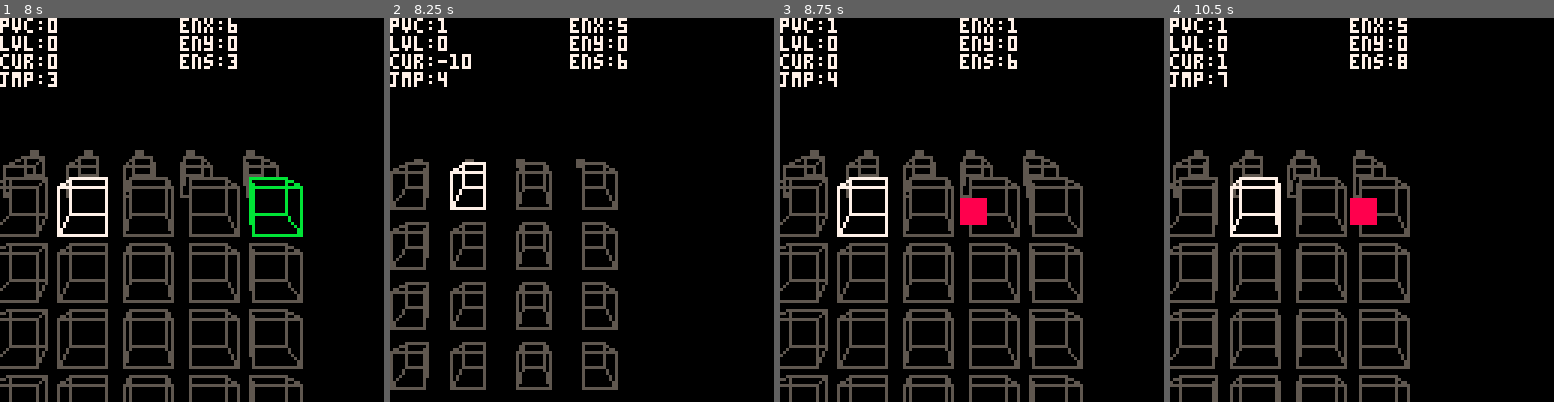
Above: before the commit, frames 1-4 (left to right).
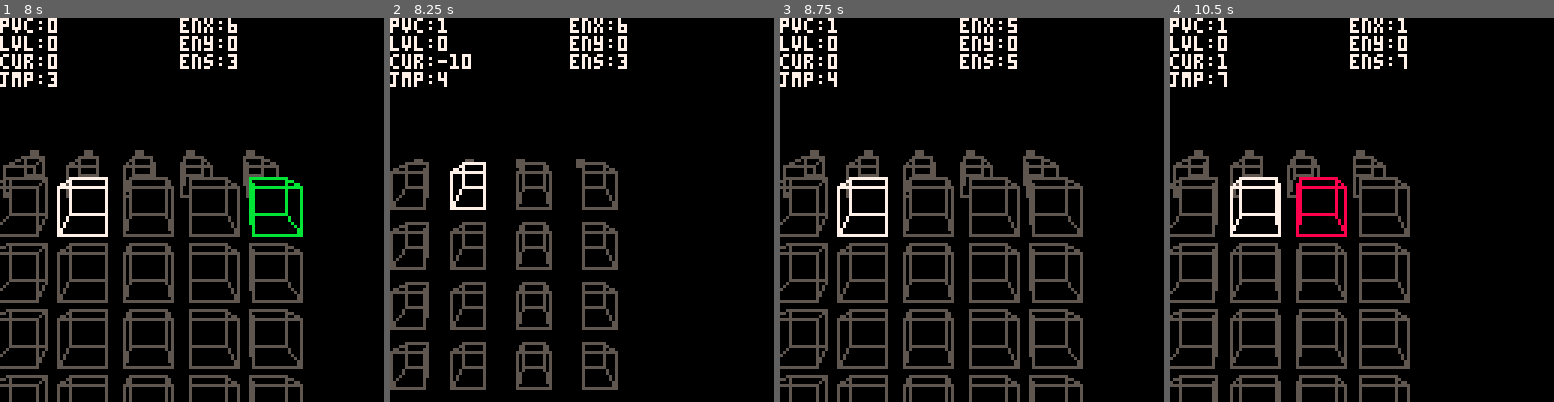
Above: after the commit, the same moments.

Repository: abemassry/dimensional-jump
Game: PICO-8 cartridge dimensional-jump.p8
Two runs of this game, one before a commit and one after it. Both use one fixed random seed, a clock stepped at 60 frames per second and the inputs below.
Inputs:
- Up to frame 1 (8 s): tap X (X key) at 0.33, 1.07, 1.85, 2.97, 4.08, 5.2, 6.32, 7.43 s; tap O (Z key) at 0.7, 1.7, 2.1, 2.5, 2.9, 3.3, 3.7, 4.1, 4.5, 4.9, 5.3, 5.7, 6.1, 6.5, 6.9, 7.3, 7.7 s; hold Right 1.6-2.1 s; hold Up 2.15-2.42 s; hold Right 2.47-3.03 s; hold Left 3.08-3.58 s; hold Down 3.63-3.97 s; hold Right 4.02-4.68 s; hold Up 4.73-5.03 s; hold Left 5.08-5.68 s; hold Down 5.73-6.03 s; hold Right 6.08-6.58 s; hold Right 6.63-7.13 s; hold Up 7.18-7.45 s; hold Right from 7.5 s (still down)
- Up to frame 2 (8.25 s): release Right at 8.07 s; tap O (Z key) at 8.1 s; hold Left from 8.12 s (still down)
- Up to frame 3 (8.75 s): tap O (Z key) at 8.5 s; tap X (X key) at 8.55 s; release Left at 8.62 s; hold Down from 8.67 s (still down)
- Up to frame 4 (10.5 s): tap O (Z key) every 0.4 s from 8.9 to 10.1 s; release Down at 9 s; hold Right 9.05-9.72 s; tap X (X key) at 9.67 s; hold Up 9.77-10.07 s; hold Left from 10.12 s (still down)

Frame 1 is identical in both runs. In frame 2, less than 0.1% of the frame differs, in the area x 59-62%, y 0-13%; in frame 3, 0.6%; in frame 4, 1.3%, in the area x 32-62%, y 0-58%.

Commit message:
fixes bug with enemy on 3d level, closes #5

Diff:
--- a/dimensional-jump.p8
+++ b/dimensional-jump.p8
@@ -797,6 +797,7 @@
 		enemy_visible = true,
 		enemy_reset = false,
 		tick_timer = 0,
+		wlcontrol = false, -- win lose control, if win or lose take control
 
 		update=function(self)
 			self.tick_timer += 1
@@ -914,8 +915,11 @@
 				self.end_timer += 1
 			elseif self.jumplevel == self.enemy_slice and self.enemyx == ((self.current-3)*-1) and self.enemyy == self.lvl then
 				self.lose_timer += 1
-			else
+				self.wlcontrol = true
+			elseif self.wlcontrol == false then
 				control3d()
+			elseif self.wlcontrol == true and self.lose_timer > 0 then
+				self.lose_timer += 1
 			end
 
 			-- self.lvl is y the top is 0 and it goes down to 3
@@ -945,11 +949,12 @@
 				end
 			end
 			if (self.jumplevel == self.enemy_slice + 1) self.enemy_visible = false
-			if (self.enemy_visible == false) then
+			if (self.enemy_visible == false and self.jumptimer == 0) then
 				self.enemy_slice = self.jumplevel + flr(rnd(3))
 				self.enemyx = flr(rnd(6))
-			end
-			if (self.tick_timer > 200) then
+				self.enemy_visible = true
+			end
+			if (self.tick_timer > 200 and self.jumptimer == 0) then
 				enemy_ai3d()
 				self.enemy_visible = true
 			end
